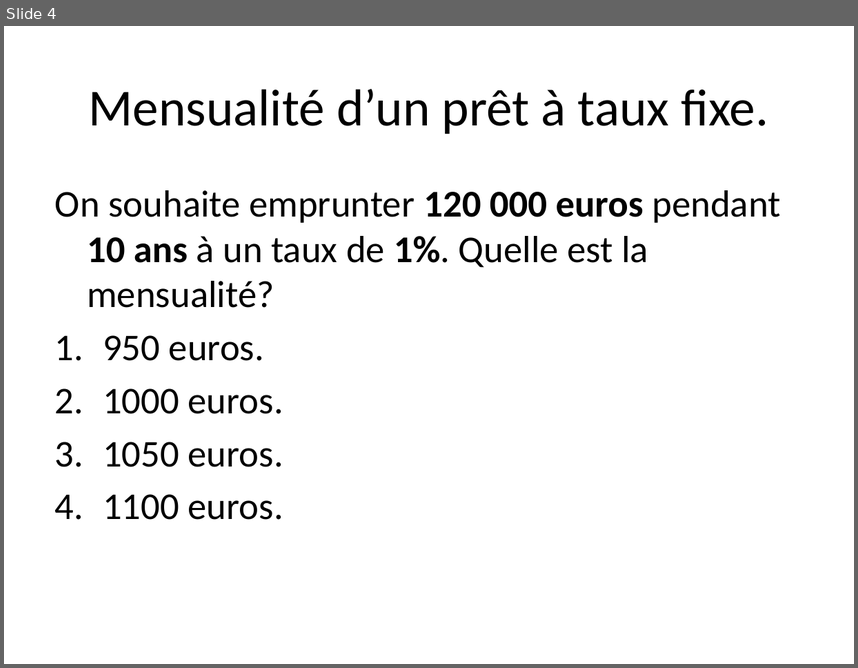
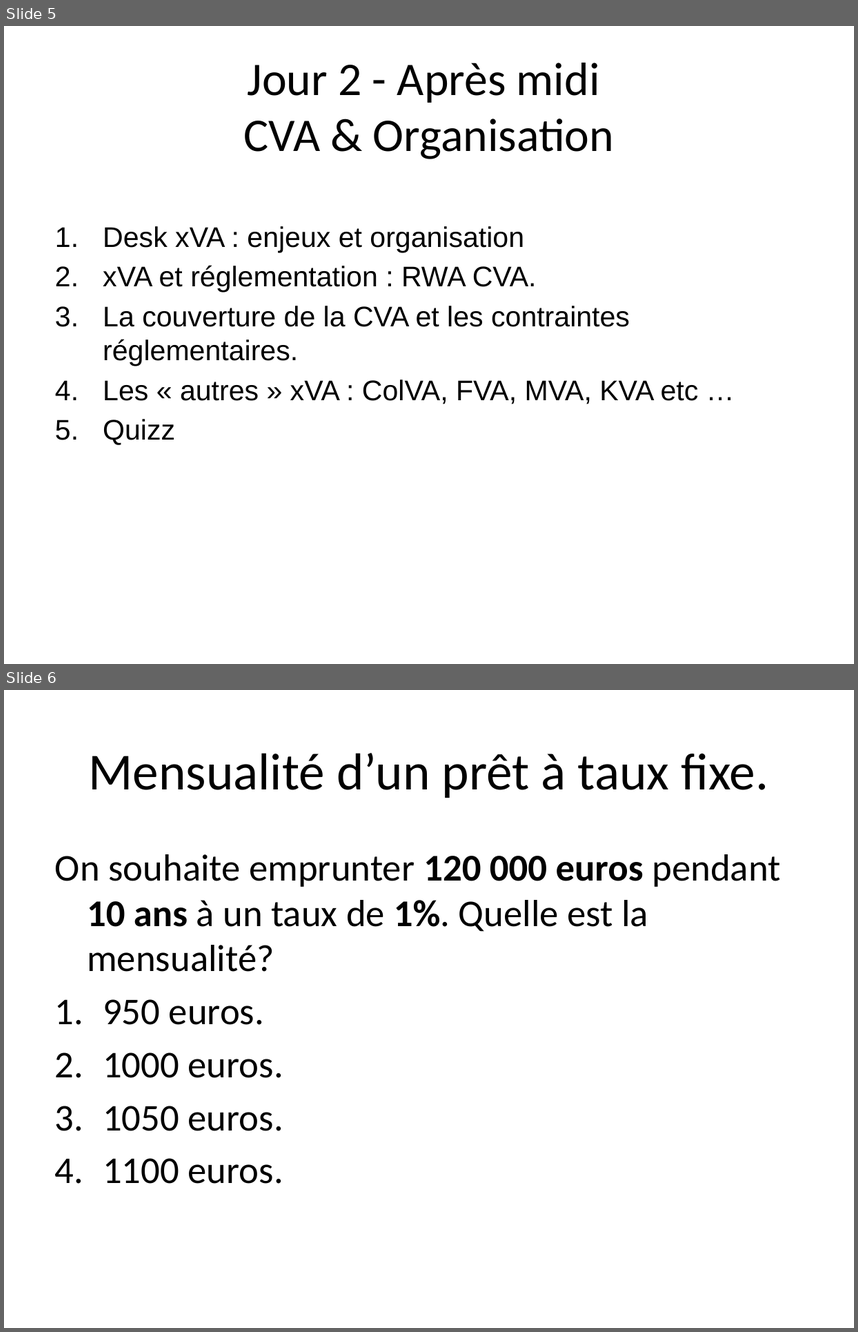
Before and after one commit to rguillemot/Formation_Finance, a slide deck: CVA/CVA.pptx. Shown one above the other, each under a label of ours: slide 4 before the commit, slides 5 and 6 after it. The pictures are 858x668 and 858x1332 pixels, drawn with LibreOffice and Linux fonts; fonts in the diff are those of the drawing. Boxes give left, top, right and bottom in pixels: in the first picture for what was removed or moved away, otherwise in the second. Text is boxed around its words. In the diff, an @@ line names an element or a change of style, - is before the commit and + after.

```diff
--- a/CVA/CVA.pptx
+++ b/CVA/CVA.pptx
@@ slide 5 added at (4,26,854,664), background #FFFFFF @@
@@ title added at (244,63,614,159), 39.6 pt, text #000000 @@
+Jour 2 - Après midi
+CVA & Organisation
@@ text added at (103,226,699,445), 24 pt, text #000000 @@
+1. Desk xVA : enjeux et organisation
+2. xVA et réglementation : RWA CVA.
+3. La couverture de la CVA et les contraintes réglementaires.
+4. Les « autres » xVA : ColVA, FVA, MVA, KVA etc …
+5. Quizz
@@ what was slide 4 is now slide 6 @@
```
Also in this commit, not shown: 5 slides changed, 4 other slides added, 1 slide removed.
